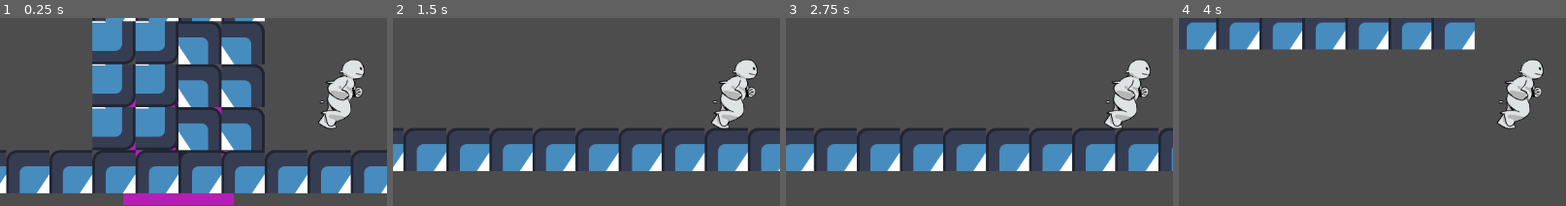
Above: before the commit, frames 1-4 (left to right).
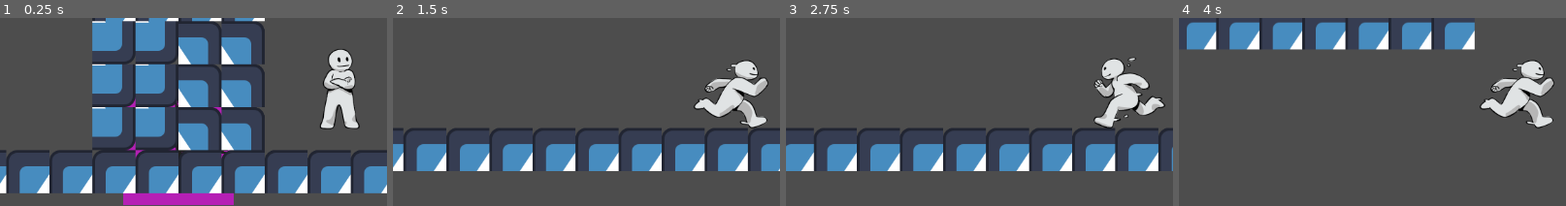
Above: after the commit, the same moments.

Repository: ZBC95/GMTK-2025-zoes-repository
Game: Godot game, scene res://game.tscn
Two runs of this game, one before a commit and one after it. Both use one fixed random seed, a clock stepped at 60 frames per second and the inputs below. The engine's default icon, where the game draws it, is replaced by a stand-in: a white triangle on a blue panel in a dark square.
Inputs:
- Up to frame 1 (0.25 s): no input
- Up to frame 2 (1.5 s): hold D (Right) from 0.53 s (still down); tap W (Jump) at 0.77 s
- Up to frame 3 (2.75 s): tap W (Jump) at 1.52 s; release D (Right) at 2.03 s; hold A (Left) from 2.03 s (still down)
- Up to frame 4 (4 s): release A (Left) at 2.78 s; hold D (Right) from 2.78 s (still down); tap W (Jump) at 3.02, 3.77 s
The pictures show only the part of the screen within x 6-56%, y 30-80%; the shares and areas given below are measured in that part.

The runs differ from the first frame. In frame 1, 2.6% of the frame differs, in the area x 82-95%, y 16-60%; in frame 2, 2.9%; in frame 3, 3.4%, in the area x 79-98%, y 21-60%; in frame 4, 2.9%.

Commit message:
added animations to ghost and player

Diff:
--- a/game.gd
+++ b/game.gd
@@ -8,14 +8,24 @@
 	SignalBus.player_looped.connect(_on_player_looped)
 	var ghost_init = ghost_scene.instantiate()
 	ghost_init.is_static = true
-	ghost_init.movement_data = {0: player.position + (Vector2(loop.br_x*64, loop.br_y*64)-Vector2(loop.bl_x*64, loop.bl_y*64))}
+	ghost_init.movement_data = {0: {
+		"position_x": player.position.x + (loop.br_x*64 - loop.bl_x*64),
+		"position_y": player.position.y + (loop.br_y*64 - loop.bl_y*64),
+		"animation": "idle",
+		"flip_h": false
+	}}
 	add_child(ghost_init)
 
 func _on_player_looped(movement_data):
 	var ghost = ghost_scene.instantiate()
 	ghost.movement_data = movement_data
 	var ghost2 = ghost_scene.instantiate()
-	ghost2.movement_data = {0: (player.position)}
+	ghost2.movement_data = {0: {
+		"position_x": player.position.x,
+		"position_y": player.position.y,
+		"animation": "idle",
+		"flip_h": false
+	}}
 	ghost2.is_static = true
 	print(ghost.movement_data)
 	print(ghost2.movement_data)
--- a/player.gd
+++ b/player.gd
@@ -7,6 +7,7 @@
 @onready var loop = get_node("../Level/Looping_Componenet")
 @onready var loop_position_start: Vector2 = Vector2(loop.bl_x*64, loop.bl_y*64)
 @onready var loop_position_end: Vector2 = Vector2(loop.br_x*64, loop.br_y*64)
+@onready var player_sprite: AnimatedSprite2D = %PlayerSprite
 
 
 var count = 0
@@ -15,12 +16,13 @@
 var movement_data = {}
 
 func _ready():
-
 	#Ititial position
-	movement_data[0] = global_position
-
-	print(loop_position_start)
-	print(loop_position_end)
+	movement_data[0] = {
+		"position_x": position.x,
+		"position_y": position.y,
+		"animation": player_sprite.animation,
+		"flip_h": player_sprite.flip_h
+	}
 
 var lap_start_count = 0  # Track when current lap started
 
@@ -50,12 +52,23 @@
 	# Get the input direction and handle the movement/deceleration.
 	var direction := Input.get_axis("Left", "Right")
 	if direction:
+		player_sprite.play("run")
 		velocity.x = direction * SPEED
+		if direction == -1:
+			player_sprite.flip_h = true
+		else:
+			player_sprite.flip_h = false
 	else:
+		player_sprite.play("idle")
 		velocity.x = move_toward(velocity.x, 0, SPEED)
 
 	move_and_slide()
 
 func record_movement():
 	count += 1
-	movement_data[count] = global_position
+	movement_data[count] = {
+		"position_x": position.x,
+		"position_y": position.y,
+		"animation": player_sprite.animation,
+		"flip_h": player_sprite.flip_h
+	}
--- a/player.tscn
+++ b/player.tscn
@@ -161,7 +161,8 @@
 position = Vector2(0, -17.5)
 shape = SubResource("RectangleShape2D_hqtel")
 
-[node name="AnimatedSprite2D" type="AnimatedSprite2D" parent="."]
+[node name="PlayerSprite" type="AnimatedSprite2D" parent="."]
+unique_name_in_owner = true
 position = Vector2(0, -23)
 scale = Vector2(0.5, 0.5)
 sprite_frames = SubResource("SpriteFrames_dw050")
--- a/player_ghost.gd
+++ b/player_ghost.gd
@@ -7,11 +7,18 @@
 @onready var loop = get_node("../Level/Looping_Componenet")
 @onready var loop_position_end: Vector2 = Vector2(loop.br_x*64, loop.br_y*64)
 @onready var player = get_node("../Player")
+@onready var ghost_sprite: AnimatedSprite2D = %GhostSprite
 
 func _ready() -> void:
-	SignalBus.player_looped.connect(_on_player_looped)
+	#SignalBus.player_looped.connect(_on_player_looped)
+
 	if movement_data.has(0):
-		global_position = movement_data[0]
+		var frame_data = movement_data[0]
+		position = Vector2(frame_data["position_x"], frame_data["position_y"])
+		if ghost_sprite:
+			ghost_sprite.play(frame_data["animation"])
+			ghost_sprite.flip_h = frame_data["flip_h"]
+
 
 func _physics_process(_delta: float) -> void:
 	update_position()
@@ -21,7 +28,11 @@
 func update_position():
 	count += 1
 	if movement_data.has(count):
-		global_position = movement_data[count]
+		var frame_data = movement_data[count]
+		position = Vector2(frame_data["position_x"], frame_data["position_y"])
+		if ghost_sprite:
+			ghost_sprite.play(frame_data["animation"])
+			ghost_sprite.flip_h = frame_data["flip_h"]
 
 func _on_player_looped(movement_data):
 	get_node(".").count = -1
--- a/player_ghost.tscn
+++ b/player_ghost.tscn
@@ -161,7 +161,8 @@
 shape = SubResource("RectangleShape2D_hqtel")
 metadata/_edit_lock_ = true
 
-[node name="AnimatedSprite2D" type="AnimatedSprite2D" parent="."]
+[node name="GhostSprite" type="AnimatedSprite2D" parent="."]
+unique_name_in_owner = true
 modulate = Color(0, 0.341176, 0.568627, 0.588235)
 position = Vector2(0, -23)
 scale = Vector2(0.5, 0.5)
